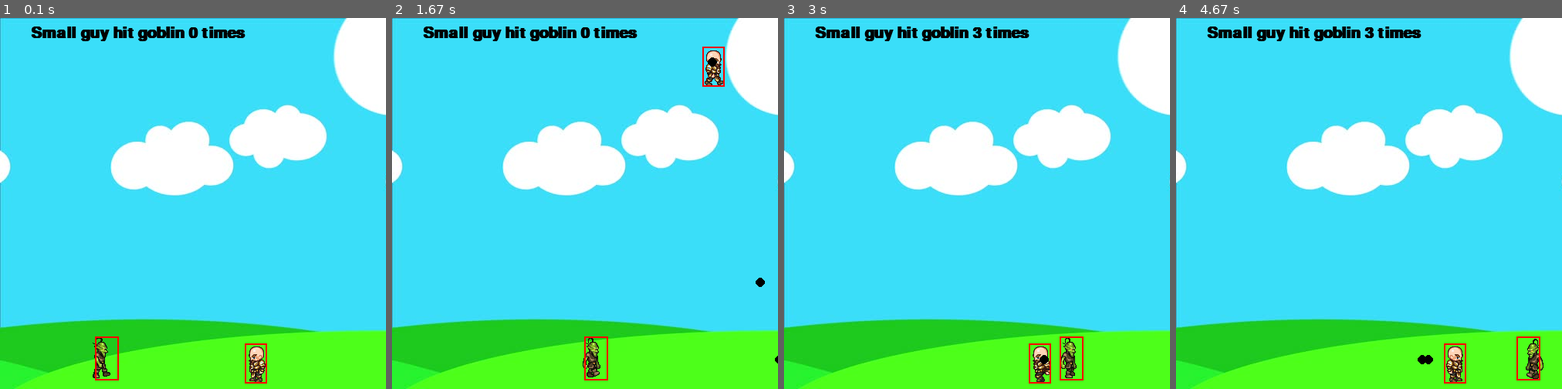
Above: before the commit, frames 1-4 (left to right).
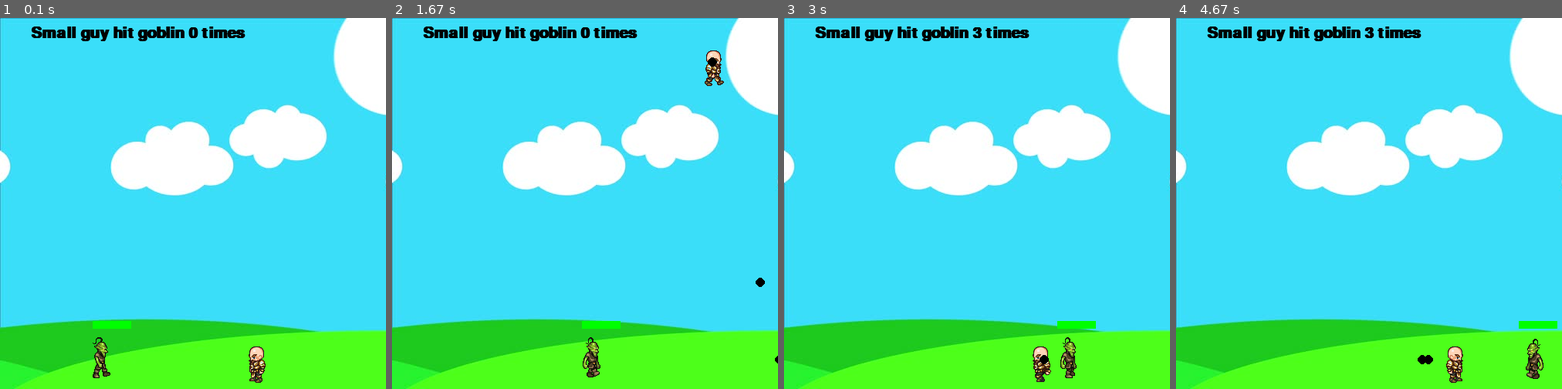
Above: after the commit, the same moments.

Repository: Jethet/python-games
Game: pygame game, started from pygame_learning/second_start.py
The game is run twice, just before and just after one commit, with the same random seed, the same clock (stepped at 60 frames per second) and the same inputs.
Inputs:
- Up to frame 1 (0.1 s): no input
- Up to frame 2 (1.67 s): tap Space at 0.33, 0.73, 1.03, 1.23, 1.57 s; hold Right 0.67-1.13 s; hold Up 1.17-1.47 s; hold Right from 1.5 s (still down)
- Up to frame 3 (3 s): tap Space at 1.87, 2.07, 2.37, 2.63, 2.93 s; release Right at 1.97 s; hold Left 2-2.53 s; hold Left 2.57-2.97 s
- Up to frame 4 (4.67 s): hold Up 3-3.37 s; tap Space at 3.07, 3.47, 3.77, 4.13, 4.43, 4.63 s; hold Right 3.4-4.03 s; hold Left 4.07-4.53 s; hold Right from 4.57 s (still down)

The runs differ from the first frame. In frame 1, 0.5% of the frame differs, in the area x 24-70%, y 81-99%; in frame 2, 0.5%; in frame 3, 0.5%; in frame 4, 0.5%.

Commit message:
Add health counter and set visibility for goblin

Diff:
--- a/pygame_learning/second_start.py
+++ b/pygame_learning/second_start.py
@@ -69,8 +69,8 @@
             else:
                 win.blit(walkLeft[0], (self.x, self.y))
         self.hitbox = (self.x + 17, self.y + 11, 29, 52)
-        pygame.draw.rect(win, (255, 0, 0), self.hitbox, 2)
-
+        # code line 72 draws red rect around char to show hitbox
+        # pygame.draw.rect(win, (255, 0, 0), self.hitbox, 2)
 
 class projectile(object):
     def __init__(self, x, y, color, radius, facing):
@@ -125,20 +125,27 @@
         self.walkCount = 0
         self.speed = 3
         self.hitbox =(self.x + 17, self.y + 2, 31, 57)
+        self.health = 10
+        self.visible = True
 
     def draw(self, win):
         self.move()
-        if self.walkCount + 1 >= 33:
-            self.walkCount = 0
-
-        if self.speed > 0:
-            win.blit(self.walkRight[self.walkCount // 3], (self.x, self.y))
-            self.walkCount += 1
-        else:
-            win.blit(self.walkLeft[self.walkCount // 3], (self.x, self.y))
-            self.walkCount += 1
-        self.hitbox = (self.x + 17, self.y + 2, 31, 57)
-        pygame.draw.rect(win, (255, 0, 0), self.hitbox, 2)
+        if self.visible:
+            if self.walkCount + 1 >= 33:
+                self.walkCount = 0
+
+            if self.speed > 0:
+                win.blit(self.walkRight[self.walkCount // 3], (self.x, self.y))
+                self.walkCount += 1
+            else:
+                win.blit(self.walkLeft[self.walkCount // 3], (self.x, self.y))
+                self.walkCount += 1
+
+            pygame.draw.rect(win, (255, 0, 0), (self.hitbox[0], self.hitbox[1] - 20, 50, 10))
+            pygame.draw.rect(win, (0, 255, 0), (self.hitbox[0], self.hitbox[1] - 20, 50, 10))
+            self.hitbox = (self.x + 17, self.y + 2, 31, 57)
+            # code line 142 draws red rect around char to show hitbox
+            # pygame.draw.rect(win, (255, 0, 0), self.hitbox, 2)
 
     def move(self):
         if self.speed > 0:
@@ -155,6 +162,10 @@
                 self.walkCount = 0
 
     def hit(self):
+        if self.health > 0:
+            self.health -= 1
+        else:
+            self.visible = False
         print("Hit")
 
 def redrawGameWindow():
